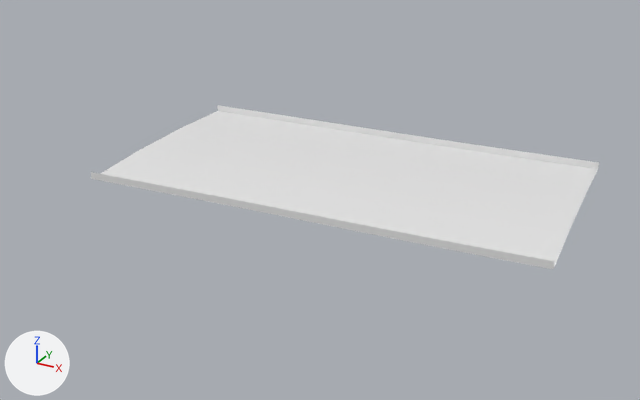
The glTF model public/assets/gen4/models/track-38.glb: old version first, new version second.
One viewpoint serves both versions: a 50 mm lens placed at (457.9, -291.4, 46.4), pointed at (404.1, -193.6, -2.5). The axes (+X, +Y, +Z) are drawn at lower left. The lights are the same throughout. The picture after the commit comes second. Vertices at exactly the same position are counted once.

Names of what the first picture shows: 'track-38'.
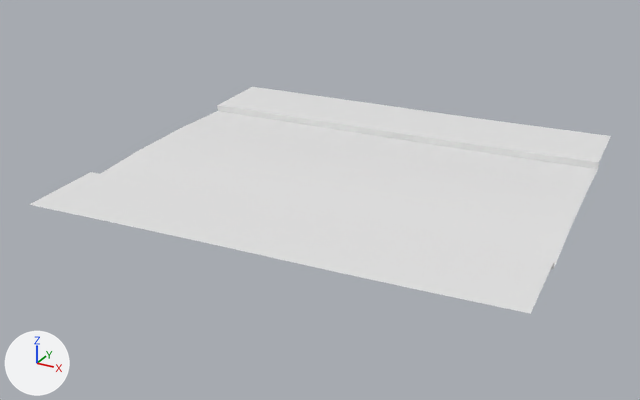
What differs and where, as boxes (x1, y1, x2, y2) in the pictures (640 x 400 px):
'track-38', reshaped (15% wider, 38% taller): before (91, 105, 599, 269); after (29, 87, 611, 314)
part 1 of me_track_38, added: after (29, 87, 611, 314)

Diff of the bpy script that builds the scene:
```diff
--- a/public/assets/gen4/models/track-38.glb.py
+++ b/public/assets/gen4/models/track-38.glb.py
@@ me_track_38 @@
 # used by ob_track_38; location = (0.0, 0.0, 0.0)
-me_track_38.from_pydata(...)  # 819 vertices, 1488 faces; spans x 374.7..439.0, y -208.4..-172.0, z 0.6..1.7
+me_track_38.from_pydata(...)  # 945 vertices, 1736 faces; spans x 374.0..439.9, y -220.4..-160.0, z 0.6..1.7
+# me_track_38 part 1
+# 6 vertices are added at (435.9, -216.5, 1.7), (434.9, -216.6, 1.7), (433.9, -216.7, 1.7), (414.0, -161.5, 1.7), (415.3, -218.0, 1.7), (406.3, -218.5, 1.6)
+# 22 new vertices lie (-0.7, 12.0, 0.0) away from vertices in x 374.7..416.7, y -175.6..-173.4, z 1.6..1.7
+# 19 new vertices lie (1.7, -11.9, 0.0) away from vertices in x 383.8..415.7, y -207.9..-205.9, z 1.6..1.7
+# 16 new vertices lie (1.8, -11.9, 0.0) away from vertices in x 376.8..424.9, y -208.4..-205.3, z 1.6..1.7
+# 15 new vertices lie (-1.8, 11.9, 0.0) away from vertices in x 379.8..426.5, y -175.3..-172.7, z 1.6..1.7
+# 10 new vertices lie (-0.6, 12.0, 0.0) away from vertices in x 397.8..411.8, y -174.4..-173.7, z 1.6..1.7
+# 9 new vertices lie (1.9, -11.9, 0.0) away from vertices in x 422.8..438.0, y -205.5..-204.3, z 1.7
+# 8 new vertices lie (-1.9, 11.9, 0.0) away from vertices in x 423.6..436.4, y -172.9..-172.0, z 1.7
+# 8 new vertices lie (0.6, -12.0, 0.0) away from vertices in x 400.7..412.6, y -206.8..-206.1, z 1.6..1.7
+# 7 new vertices lie (1.0, 0.1, 0.0) away from vertices in x 378.0..434.5, y -218.7..-160.1, z 1.6..1.7
+# 6 new vertices lie (-1.0, -0.1, 0.0) away from vertices in x 378.6..437.9, y -220.3..-160.1, z 1.6..1.7
+# 248 new faces join them
```
